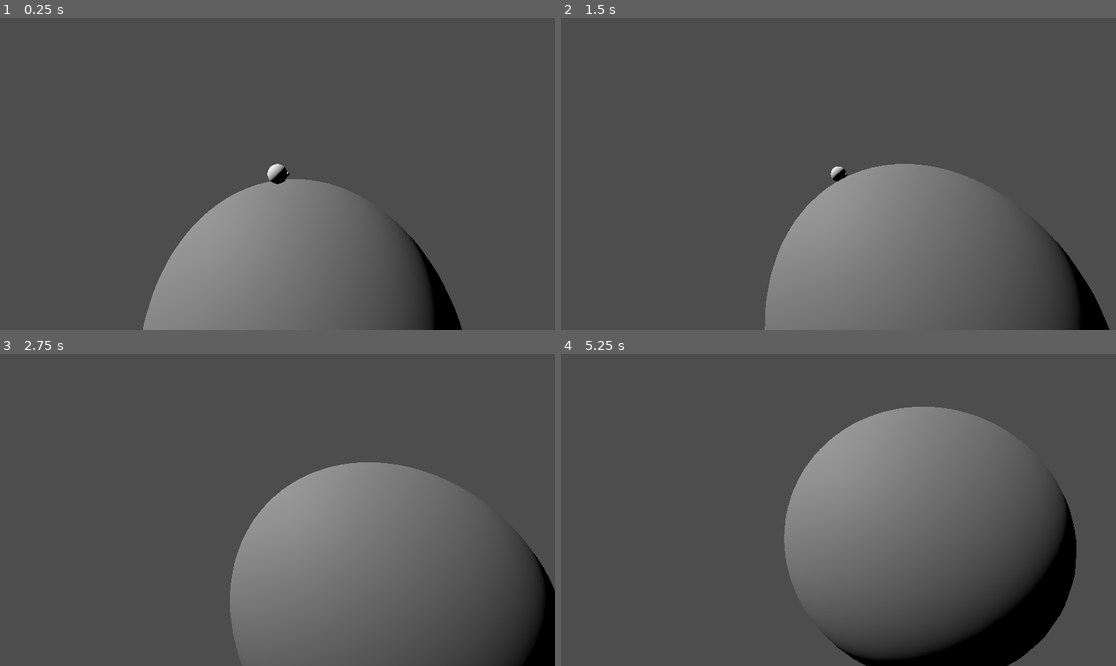
Above: before the commit, frames 1-4 (two rows, left to right).
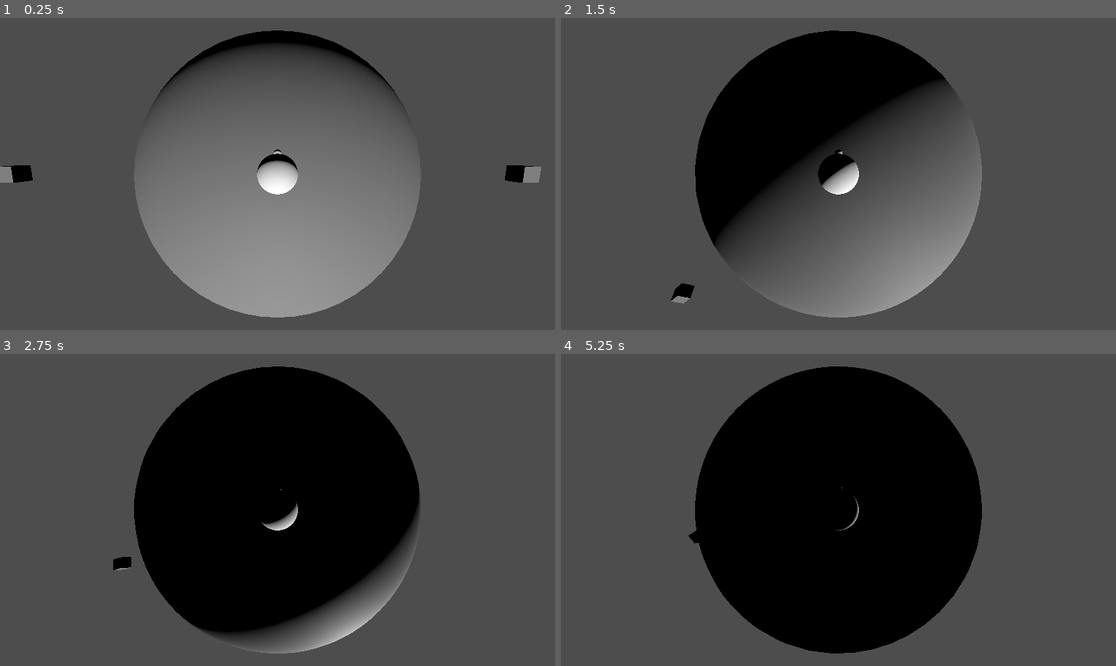
Above: after the commit, the same moments.

Repository: BenjaminMassey/battle_baos
Game: Godot game, scene res://scenes/main.tscn
Same seed, same stepped clock (60 frames per second), same inputs: the game is played once before the commit and once after it.
Inputs:
- Up to frame 1 (0.25 s): no input
- Up to frame 2 (1.5 s): hold D (turn_right) 0.53-1.28 s; hold A (turn_left) from 1.28 s (still down)
- Up to frame 3 (2.75 s): release A (turn_left) at 2.03 s; hold D (turn_right) from 2.03 s (still down)
- Up to frame 4 (5.25 s): release D (turn_right) at 3.53 s; hold A (turn_left) from 3.53 s (still down)

The runs differ from the first frame. In frame 1, 24% of the frame differs, in the area x 0-98%, y 4-100%; in frame 2, 30%; in frame 3, 40%; in frame 4, 46%, in the area x 22-93%, y 4-100%.

Commit message:
camera script is a bit more real now, and player script is cleaned up for (hopefully) cleaner readability

Diff:
--- a/scenes/main.tscn
+++ b/scenes/main.tscn
@@ -30,7 +30,6 @@
 mesh = SubResource("BoxMesh_0t2us")
 
 [node name="camera" type="Camera3D" parent="." node_paths=PackedStringArray("player")]
-transform = Transform3D(1, 0, 0, 0, 1, 0, 0, 0, 1, 10, 10, 0)
-rotation_edit_mode = 1
+transform = Transform3D(-4.37114e-08, -0.707107, 0.707107, 0, 0.707107, 0.707107, -1, 3.09086e-08, -3.09086e-08, 10, 10, 0)
 script = ExtResource("3_kfpbu")
 player = NodePath("../world/player")
--- a/scenes/player.tscn
+++ b/scenes/player.tscn
@@ -13,7 +13,7 @@
 material = SubResource("StandardMaterial3D_iiq3w")
 
 [node name="nose" type="CSGSphere3D" parent="."]
-transform = Transform3D(1, 0, 0, 0, 1, 0, 0, 0, 1, 0, 0, -0.5)
+transform = Transform3D(1, 0, 0, 0, 1, 0, 0, 0, 1, 0, 0, 0.5)
 radius = 0.1
 radial_segments = 30
 rings = 30
--- a/scripts/camera.gd
+++ b/scripts/camera.gd
@@ -1,7 +1,12 @@
 extends Camera3D
 
 @export var player: Node3D;
+@export var distance: float = 5.0;
 
 func _process(delta: float) -> void:
-	rotation = player.rotation;
-	look_at(player.global_position);
+	var p_pos = player.global_position;
+	var w_pos = Vector3.ZERO;
+	var w_p_line = (p_pos - w_pos).normalized();
+	position = p_pos + w_p_line * distance;
+
+	look_at(p_pos, player.forward_vec * Quaternion(w_p_line, 1.5 * PI));
--- a/scripts/player.gd
+++ b/scripts/player.gd
@@ -1,19 +1,17 @@
 extends Node3D
 
-var world_radius: float = 7.5
-var player_radius: float = 1.0
-var player_position: Vector3 = Vector3(0, world_radius + (player_radius * 0.5), 0)
+var world_radius: float = 7.5;
+var player_radius: float = 1.0;
+var player_position: Vector3 = Vector3(0, world_radius + (player_radius * 0.5), 0);
 var forward_vec: Vector3 = Vector3.RIGHT;
-var rotation_speed: float = 0.5
-var turn_speed: float = 1.5
+var rotation_speed: float = 0.5;
+var turn_speed: float = 1.5;
 
 func _process(delta: float) -> void:
-	var forward_quat: Quaternion = Quaternion(forward_vec, rotation_speed * delta)
-	player_position = forward_quat * player_position
+	if Input.is_action_pressed("turn_right"):
+		forward_vec *= Quaternion(Vector3.UP, turn_speed * delta);
 	if Input.is_action_pressed("turn_left"):
-		var turn_quat: Quaternion = Quaternion(Vector3.UP, turn_speed * delta)
-		forward_vec = turn_quat * forward_vec
-	if Input.is_action_pressed("turn_right"):
-		var turn_quat: Quaternion = Quaternion(Vector3.UP, -turn_speed * delta)
-		forward_vec = turn_quat * forward_vec
-	transform.origin = player_position
+		forward_vec *= Quaternion(Vector3.UP, -turn_speed * delta);
+	player_position *= Quaternion(forward_vec, rotation_speed * delta);
+	transform.origin = player_position;
+	look_at(Quaternion(forward_vec, rotation_speed * delta) * player_position);
